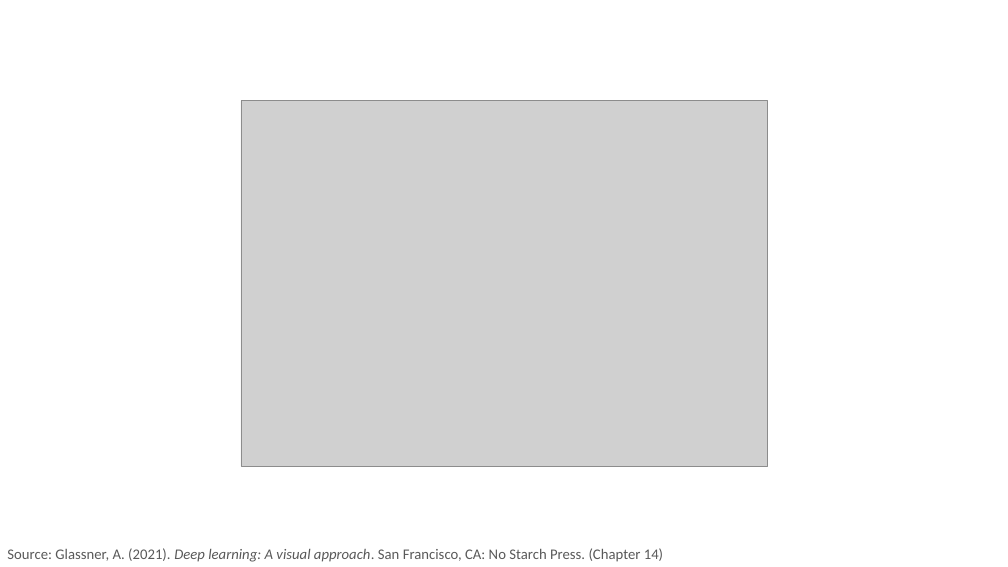
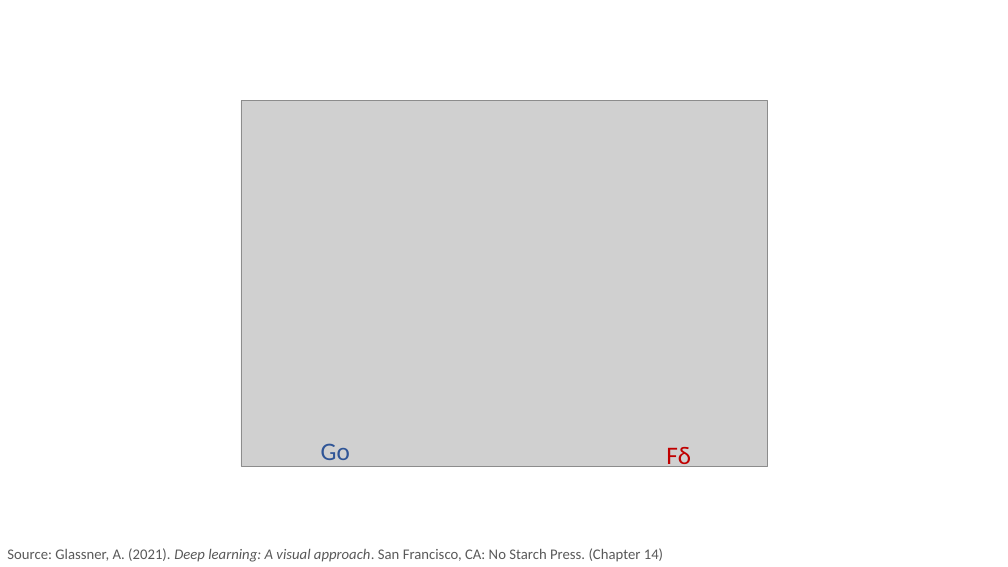
Before and after one commit to PracticumAI/deep_learning, a slide deck: slide 16 of presentations/03_gradient_descent.pptx (slide 15 before the commit). Drawn at 1008x567 pixels with LibreOffice and Linux fonts; fonts in the diff are those of the drawing; grey boxes stand for pictures. Boxes give left, top, right and bottom in pixels: in the first picture for what was removed or moved away, otherwise in the second. Text is boxed around its words. In the diff, an @@ line names an element or a change of style, - is before the commit and + after.

Commit message:
Updated gradient descent pptx from 04.04.21 practice session.

```diff
--- a/presentations/03_gradient_descent.pptx
+++ b/presentations/03_gradient_descent.pptx
@@ text added at box(321, 443, 350, 467), 24 pt, text #2F5597 @@
+Go
@@ text added at box(666, 447, 691, 471), 24 pt, text #C00000 @@
+Fδ
```
